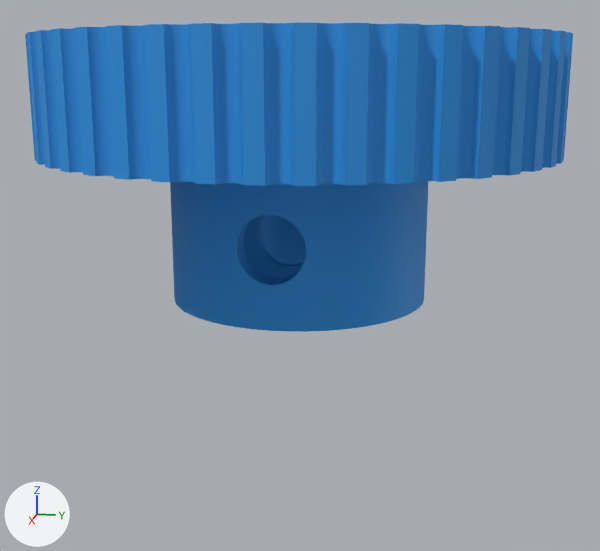
One commit to the glTF model montagem/modelos/elev_polia_motora.glb: the scene before it, then after it.
The view is the same before and after, from a 50 mm lens placed at (44.7, 9.0, 4.3), pointed at (0.1, 0.1, -6.9). Every picture has the same lights, and +X, +Y and +Z are marked at lower left. The picture after the commit comes second. Vertices at exactly the same position are counted once.

Names of what the first picture shows: 'elev_polia_motora'.
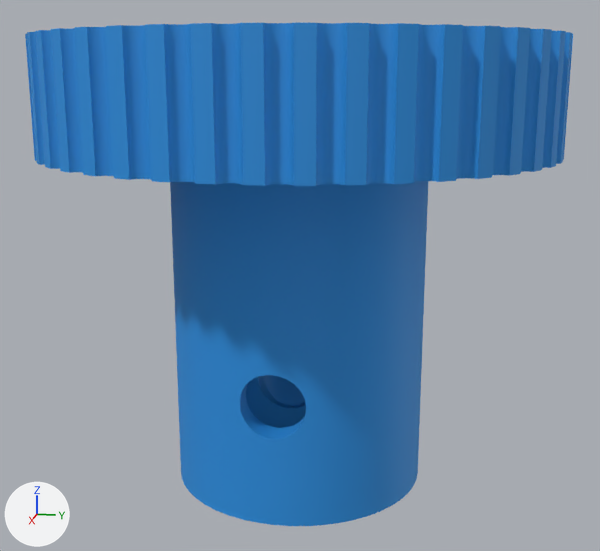
Pixel boxes (x1, y1, x2, y2) of what changed, in the pictures (600 x 551 px; the box of a moved part takes in the faces that stretch with it):
'elev_polia_motora', reshaped (63% taller)
    before: (25, 23, 573, 332)
    after: (25, 23, 573, 526)
part 1 of me_elev_polia_motora, moved or reshaped
    before: (170, 181, 428, 332)
    after: (170, 181, 428, 526)
part 2 of me_elev_polia_motora, moved or reshaped
    before: (243, 216, 261, 259)
    after: (246, 377, 258, 405)
part 3 of me_elev_polia_motora, moved or reshaped
    before: (224, 183, 321, 285)
    after: (222, 183, 324, 439)

The change, as a list of edits to the scene's bpy script:
```text
Change me_elev_polia_motora:
    used by ob_elev_polia_motora; location = (0.0, 0.0, 0.0)
    remove me_elev_polia_motora.from_pydata(...)  # 2738 vertices, 5480 faces, 2836 loose edges; spans x -13.7..13.7, y -13.7..13.7, z -8.0..6.0
    add me_elev_polia_motora.from_pydata(...)  # 2738 vertices, 5480 faces, 2836 loose edges; spans x -13.7..13.7, y -13.7..13.7, z -18.5..6.0
    me_elev_polia_motora part 1: all 102 vertices in x -7.0..7.0, y -7.0..7.0, z -8.0 are moved by (0.0, 0.0, -10.5)
    me_elev_polia_motora part 2: all 4 vertices in x 3.0..5.6, y -2.9..2.9, z 0.5 are moved by (0.0, 0.0, -9.0)
    me_elev_polia_motora part 3: all 242 vertices in x 1.9..7.0, y -2.9..2.9, z -7.5..-2.3 are moved by (0.0, 0.0, -8.0)
```
